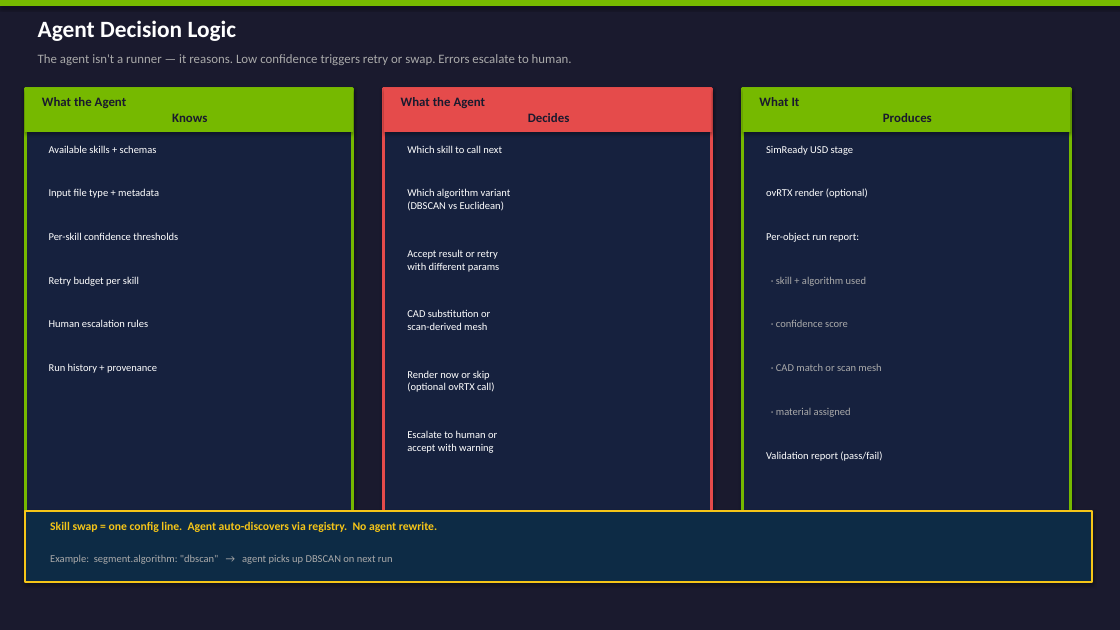
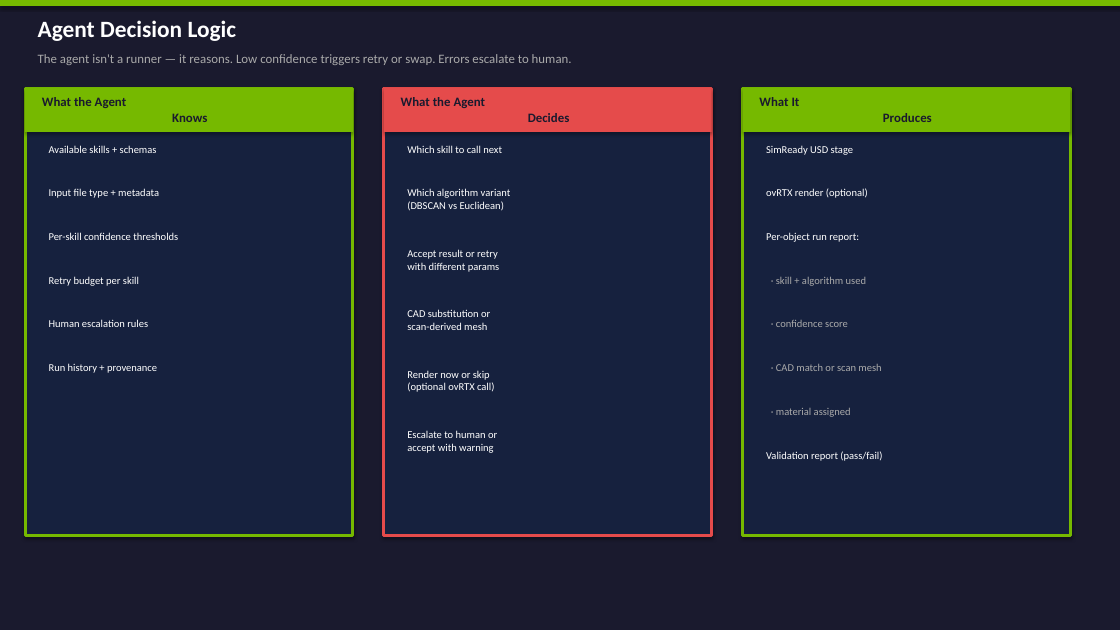
Before and after one commit to Mpgeyer/Agent-ready-dashboard, a slide deck: slide 5 of scan2twin-architecture-v3.pptx. Drawn at 1120x630 pixels with LibreOffice and Linux fonts; fonts in the diff are those of the drawing. Boxes give left, top, right and bottom in pixels: in the first picture for what was removed or moved away, otherwise in the second. Text is boxed around its words. In the diff, an @@ line names an element or a change of style, - is before the commit and + after.

Commit message:
v3 apply Mike edits: layout, legends, full-height cols, Potential Ownership title, Q colors

```diff
--- a/scan2twin-architecture-v3.pptx
+++ b/scan2twin-architecture-v3.pptx
@@ rectangle: place and size @@
-rectangle at [25,88,353,576]
+rectangle at [25,88,353,535]
@@ rectangle: place and size @@
-rectangle at [384,88,712,576]
+rectangle at [384,88,712,535]
@@ rectangle: place and size @@
-rectangle at [743,88,1070,576]
+rectangle at [743,88,1070,535]
@@ rectangle removed at [25,511,1092,582] @@
@@ text removed at [50,521,437,532] @@
-Skill swap = one config line. Agent auto-discovers via registry. No agent rewrite.
@@ text removed at [50,554,393,564] @@
-Example: segment.algorithm: "dbscan" → agent picks up DBSCAN on next run
```
Also in this commit, not shown: 4 other slides changed.
